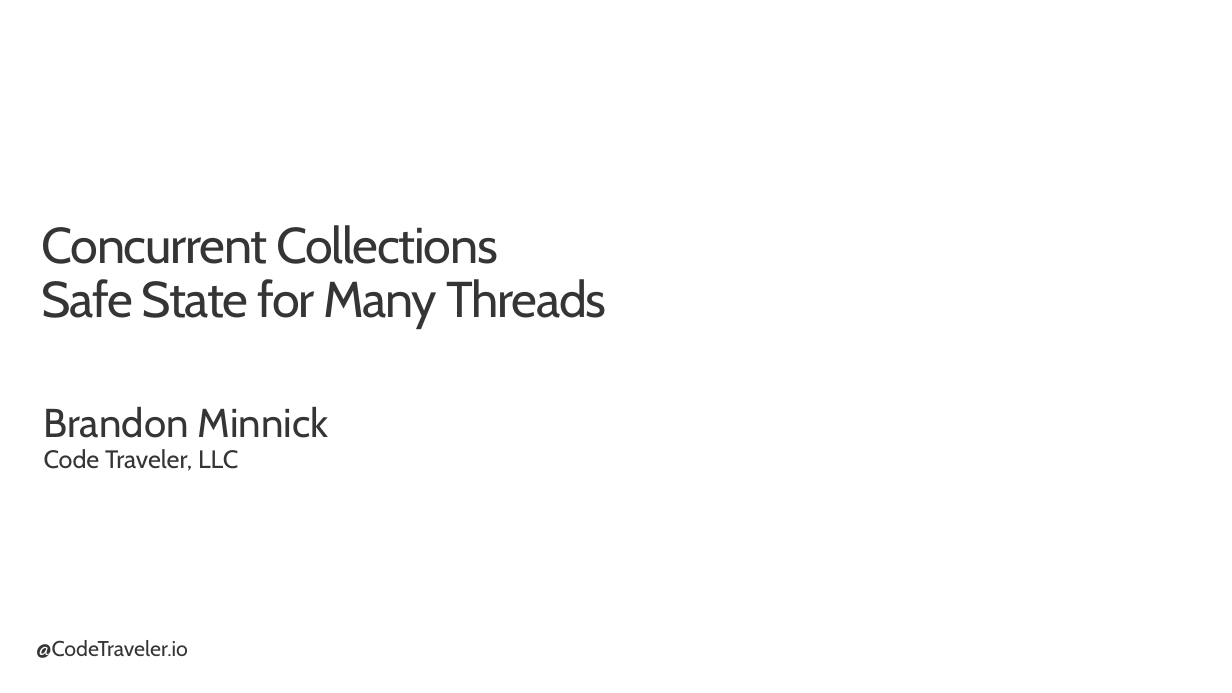
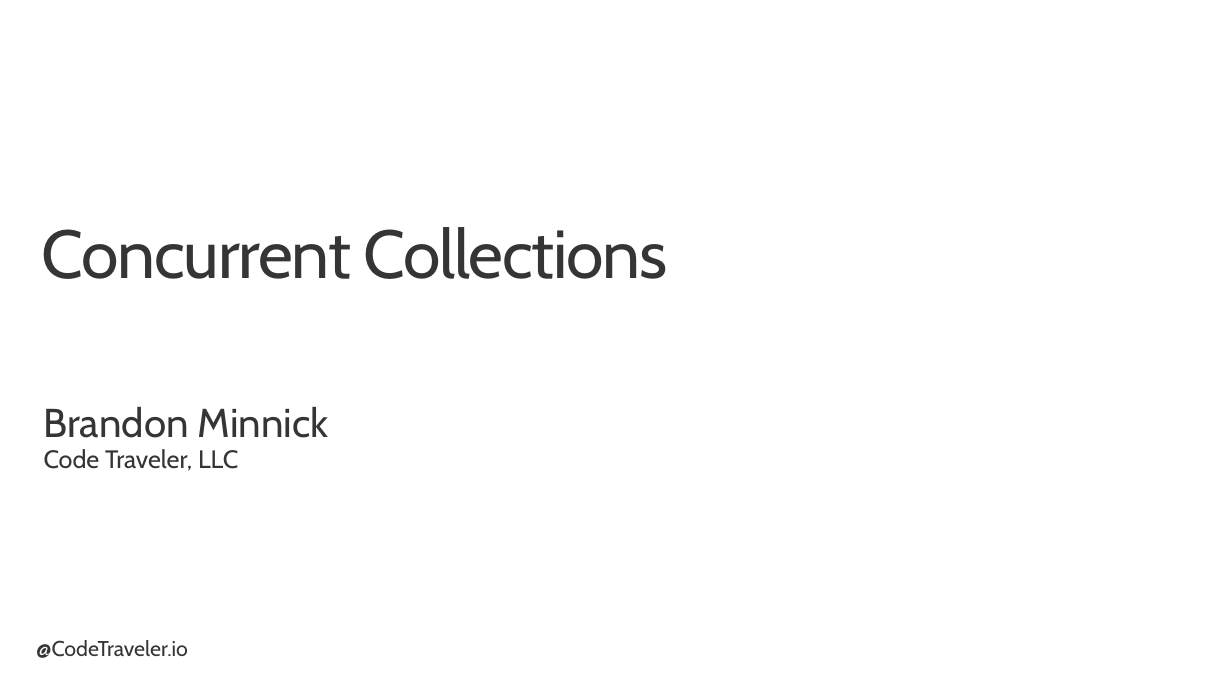
Before and after one commit to TheCodeTraveler/BecomeAnExpertWithAsyncAwait, a slide deck: slide 1 of 8. Concurrent Collections/ConcurrentCollections.pptx. Drawn at 1232x693 pixels with LibreOffice and Linux fonts; fonts in the diff are those of the drawing; background and template pictures are left out. Boxes give left, top, right and bottom in pixels: in the first picture for what was removed or moved away, otherwise in the second. Text is boxed around its words. In the diff, an @@ line names an element or a change of style, - is before the commit and + after.

```diff
--- a/8. Concurrent Collections/ConcurrentCollections.pptx
+++ b/8. Concurrent Collections/ConcurrentCollections.pptx
@@ title at [42,227,668,279]: text changed; size 40 to 54 pt @@
-Concurrent Collections
-Safe State for Many Threads
+Concurrent Collections
```
Also in this commit, not shown: 8 other slides changed, 1 slide removed, 1 other file.
